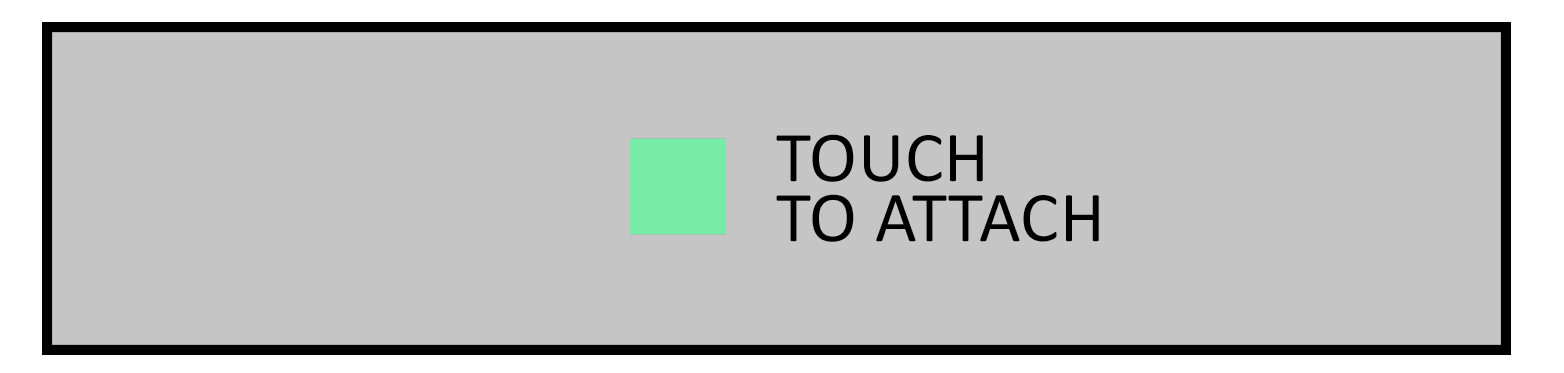
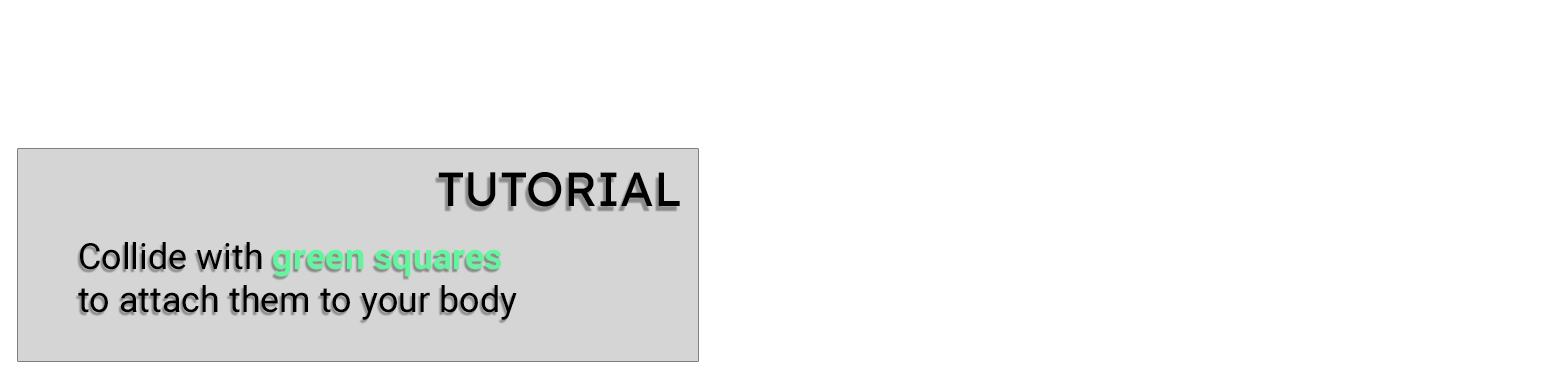
Before/after of a 1564×373 layered artwork. What changed in the layer stack:
removed layer "Layer 2" (was 80%) over left=630, top=138, right=726, bottom=235
added layer "TUTORIAL" above "Collide with green squares to attach them to your body" over left=438, top=172, right=680, bottom=207
renamed "TOUCH TO ATTACH" to "Collide with green squares to attach them to your body", painted on it over left=78, top=134, right=1099, bottom=320
removed layer "Rectangle 1 copy" over left=42, top=22, right=1511, bottom=355
painted on "Rectangle 1" over left=18, top=22, right=1511, bottom=361
